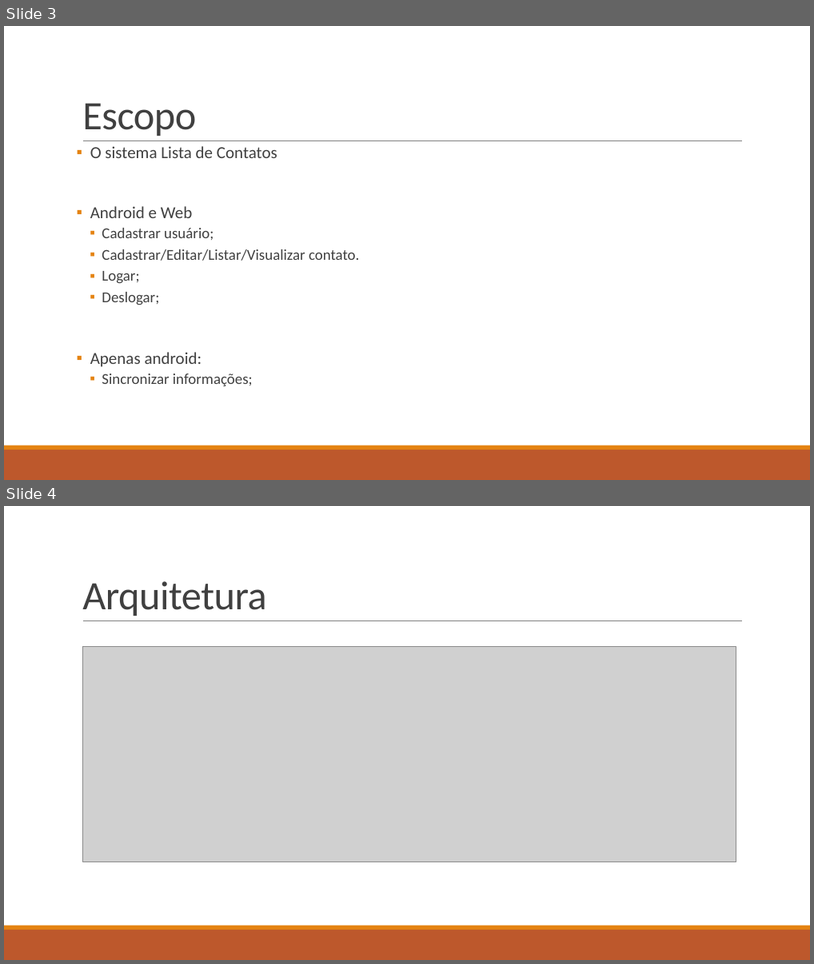
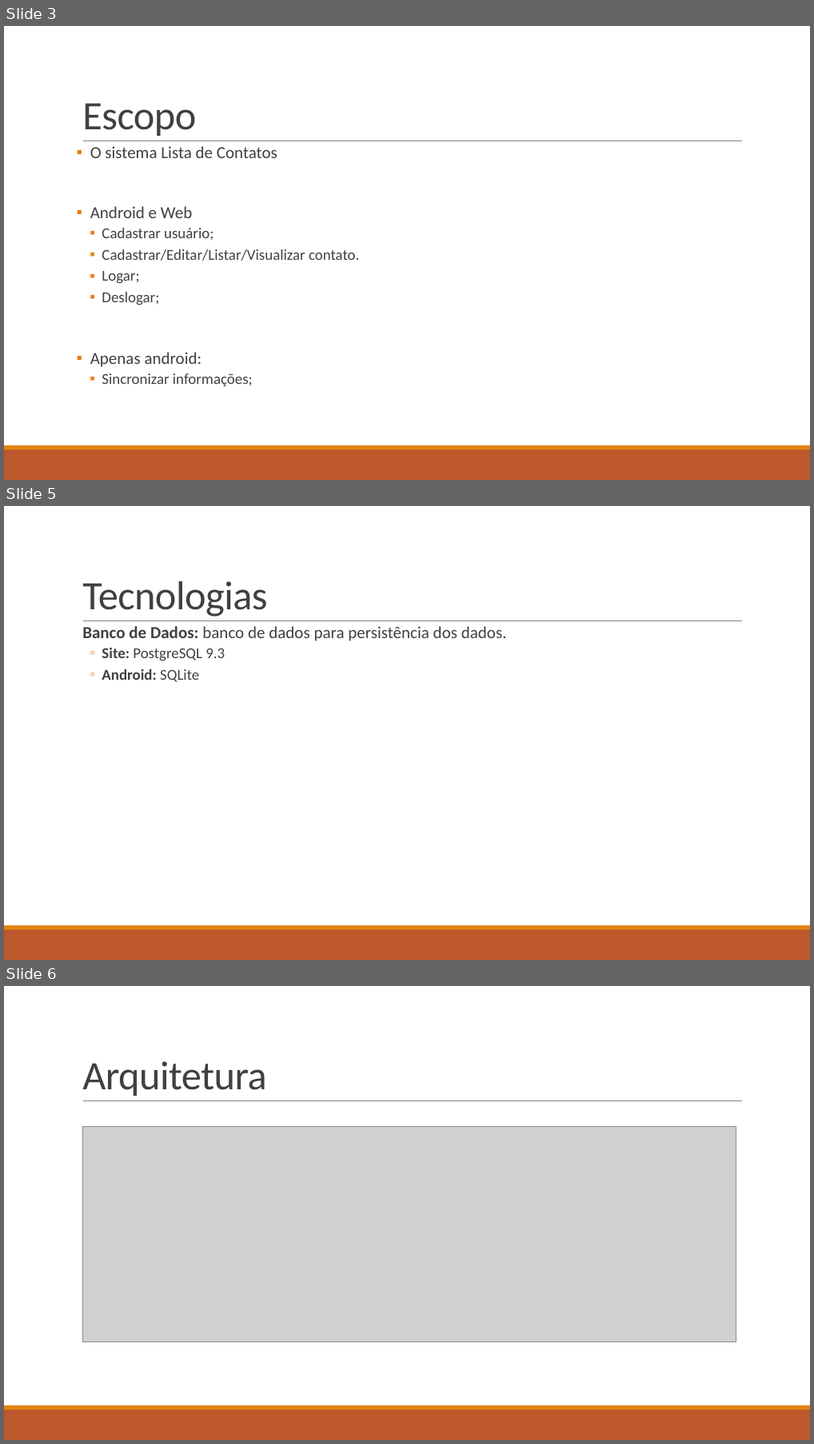
Before and after one commit to jeanvarela/ProjetoContatoFinalizado, a slide deck: Documentacao/Apresentação.pptx. Shown one above the other, each under a label of ours: slides 3 and 4 before the commit, slides 3, 5 and 6 after it; the slides between them are not shown. The pictures are 814x964 and 814x1444 pixels, drawn with LibreOffice and Linux fonts; fonts in the diff are those of the drawing; grey boxes stand for pictures. Boxes give left, top, right and bottom in pixels: in the first picture for what was removed or moved away, otherwise in the second. Text is boxed around its words. In the diff, an @@ line names an element or a change of style, - is before the commit and + after.

```diff
--- a/Documentacao/Apresentação.pptx
+++ b/Documentacao/Apresentação.pptx
@@ slide 5 added at [4, 506, 810, 960], background #FFFFFF; not listed: 3 template elements that a slide beside it also shows @@
@@ title added at [82, 581, 267, 616], 48 pt, text #404040 @@
+Tecnologias
@@ text added at [82, 626, 507, 682], 20 pt, text #404040 @@
+  Banco de Dados: banco de dados para persistência dos dados.
+  ◦ Site: PostgreSQL 9.3
+  ◦ Android: SQLite
@@ what was slide 4 is now slide 6 @@
```
Also in this commit, not shown: 1 slide changed, 1 other slide added, 1 other file.
